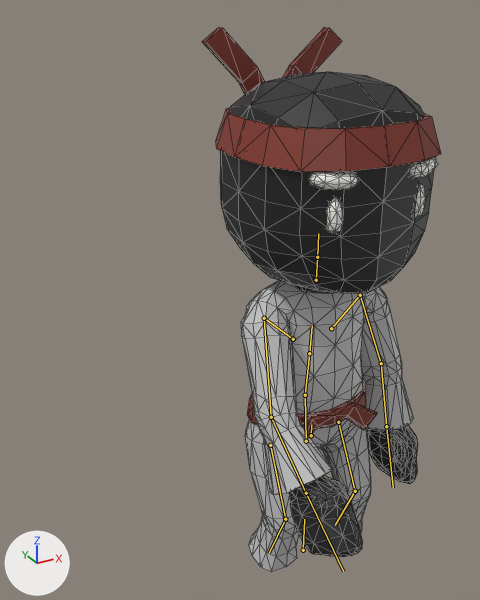
The glTF model assets/models/Kimono_Male.gltf as it was, and as the next commit left it.
Before and after are seen from a 50 mm camera at (-2.02, -2.79, 3.33) aimed at (-0.48, 0.01, 1.93). The axes (+X, +Y, +Z) are drawn at lower left. The lights are the same throughout. The older version comes first. Both versions are drawn at frame 0 of the action 'SitDown'; the numbers are the values there. The bones that change, and the others that lie on the model, are drawn over the model as lines. Mesh edges are drawn as thin lines.

Names of what the first picture shows: 'Body'.
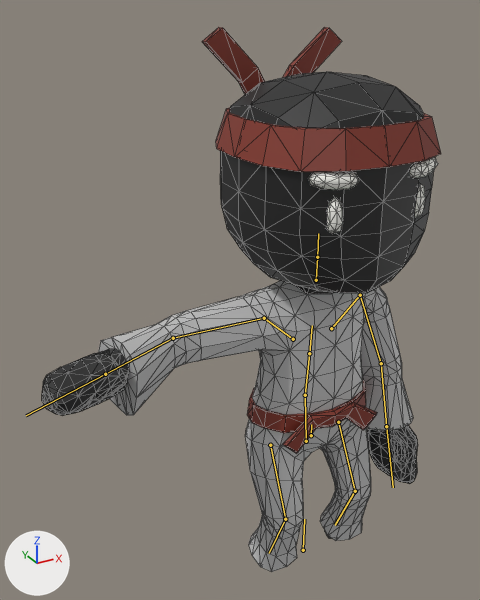
What the commit changed:
Bone 'UpperArm.R' (bone_upperarm_r) turns from (-58, 5, 60) to (0, 0, 0) degrees about its own x, y and z.

Boxes [x1, y1, x2, y2] around the edits, measured in the pictures (480 x 600 px):
'Body', posed (67% wider)
    before: [202, 27, 441, 572]
    after: [42, 27, 441, 572]
bone 'UpperArm.R', root to tip
    before: (264, 318) to (271, 417)
    after: (264, 318) to (173, 338)
